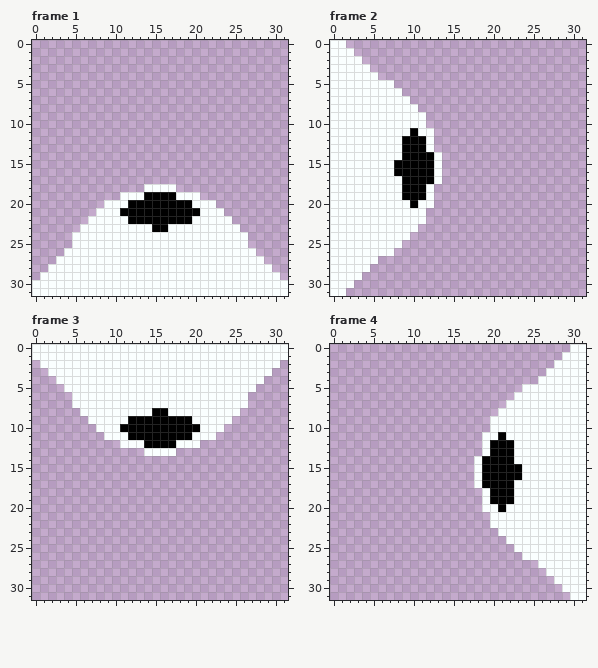
Pixel-art file -- project/ase/geiser.aseprite. That is the earlier state.
32x32 pixels, 4 frames. Colours within 5 levels of each other are drawn and written as one. Shown: frame 1, frame 2, frame 3, frame 4.
Once edited:
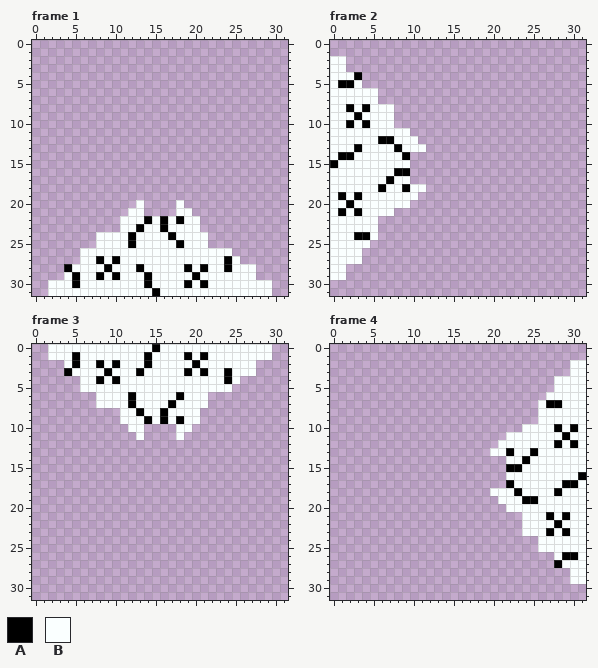
Palette (. is transparent): A #000000  B #faffff
Edits made:
--- frame 1
@@ x 0..31 @@
 17 ................................
-18 ..............BBBB..............
-19 ...........BBBAAAABBB...........
-20 .........BBBAAAAAAAABBB.........
-21 ........BBBAAAAAAAAAABBB........
-22 .......BBBBBAAAAAAAABBBBB.......
-23 ......BBBBBBBBBAABBBBBBBBB......
-24 .....BBBBBBBBBBBBBBBBBBBBBB.....
-25 .....BBBBBBBBBBBBBBBBBBBBBB.....
-26 ....BBBBBBBBBBBBBBBBBBBBBBBB....
-27 ...BBBBBBBBBBBBBBBBBBBBBBBBBB...
-28 ..BBBBBBBBBBBBBBBBBBBBBBBBBBBB..
-29 .BBBBBBBBBBBBBBBBBBBBBBBBBBBBBB.
-30 BBBBBBBBBBBBBBBBBBBBBBBBBBBBBBBB
-31 BBBBBBBBBBBBBBBBBBBBBBBBBBBBBBBB
+18 ................................
+19 ................................
+20 .............B....B.............
+21 ............BB....BB............
+22 ...........BBBABABABB...........
+23 ...........BBABBABBBB...........
+24 ........BBBBABBBBABBBB..........
+25 ........BBBBABBBBBABBB..........
+26 ......BBBBBBBBBBBBBBBBBBB.......
+27 ......BBABABBBBBBBBBBBBBAB......
+28 ....ABBBBABBBABBBBBABABBABBB....
+29 ....BABBABABBBABBBBBABBBBBBB....
+30 ..BBBABBBBBBBBABBBBABABBBBBBBB..
+31 ..BBBBBBBBBBBBBABBBBBBBBBBBBBB..
--- frame 2
@@ x 0..15 @@
- 0 BB..............
- 1 BBB.............
- 2 BBBB............
- 3 BBBBB...........
- 4 BBBBBB..........
- 5 BBBBBBBB........
- 6 BBBBBBBBB.......
- 7 BBBBBBBBBB......
- 8 BBBBBBBBBBB.....
- 9 BBBBBBBBBBBB....
-10 BBBBBBBBBBBB....
-11 BBBBBBBBBBABB...
-12 BBBBBBBBBAAAB...
-13 BBBBBBBBBAAAB...
-14 BBBBBBBBBAAAAB..
-15 BBBBBBBBAAAAAB..
-16 BBBBBBBBAAAAAB..
-17 BBBBBBBBBAAAAB..
-18 BBBBBBBBBAAAB...
-19 BBBBBBBBBAAAB...
-20 BBBBBBBBBBABB...
-21 BBBBBBBBBBBB....
-22 BBBBBBBBBBBB....
-23 BBBBBBBBBBB.....
-24 BBBBBBBBBB......
-25 BBBBBBBBB.......
-26 BBBBBBBB........
-27 BBBBBB..........
-28 BBBBB...........
-29 BBBB............
-30 BBB.............
-31 BB..............
+ 0 ................
+ 1 ................
+ 2 BB..............
+ 3 BB..............
+ 4 BBBA............
+ 5 BAAB............
+ 6 BBBBBB..........
+ 7 BBBBBB..........
+ 8 BBABABBB........
+ 9 BBBABBBB........
+10 BBABABBB........
+11 BBBBBBBBBB......
+12 BBBBBBAABBB.....
+13 BBBABBBBABBB....
+14 BAABBBBBBA......
+15 ABBBBBBBBB......
+16 BBBBBBBBAA......
+17 BBBBBBBABB......
+18 BBBBBBABBABB....
+19 BABABBBBBBB.....
+20 BBABBBBBBB......
+21 BABABBBB........
+22 BBBBBB..........
+23 BBBBBB..........
+24 BBBAAB..........
+25 BBBBB...........
+26 BBBB............
+27 BBBB............
+28 BB..............
+29 BB..............
+30 ................
+31 ................
--- frame 3
@@ x 0..31 @@
- 0 BBBBBBBBBBBBBBBBBBBBBBBBBBBBBBBB
- 1 BBBBBBBBBBBBBBBBBBBBBBBBBBBBBBBB
- 2 .BBBBBBBBBBBBBBBBBBBBBBBBBBBBBB.
- 3 ..BBBBBBBBBBBBBBBBBBBBBBBBBBBB..
- 4 ...BBBBBBBBBBBBBBBBBBBBBBBBBB...
- 5 ....BBBBBBBBBBBBBBBBBBBBBBBB....
- 6 .....BBBBBBBBBBBBBBBBBBBBBB.....
- 7 .....BBBBBBBBBBBBBBBBBBBBBB.....
- 8 ......BBBBBBBBBAABBBBBBBBB......
- 9 .......BBBBBAAAAAAAABBBBB.......
-10 ........BBBAAAAAAAAAABBB........
-11 .........BBBAAAAAAAABBB.........
-12 ...........BBBAAAABBB...........
-13 ..............BBBB..............
+ 0 ..BBBBBBBBBBBBBABBBBBBBBBBBBBB..
+ 1 ..BBBABBBBBBBBABBBBABABBBBBBBB..
+ 2 ....BABBABABBBABBBBBABBBBBBB....
+ 3 ....ABBBBABBBABBBBBABABBABBB....
+ 4 ......BBABABBBBBBBBBBBBBAB......
+ 5 ......BBBBBBBBBBBBBBBBBBB.......
+ 6 ........BBBBABBBBBABBB..........
+ 7 ........BBBBABBBBABBBB..........
+ 8 ...........BBABBABBBB...........
+ 9 ...........BBBABABABB...........
+10 ............BB....BB............
+11 .............B....B.............
+12 ................................
+13 ................................
 14 ................................
--- frame 4
@@ x 16..31 @@
- 0 ..............BB
- 1 .............BBB
- 2 ............BBBB
- 3 ...........BBBBB
- 4 ..........BBBBBB
- 5 ........BBBBBBBB
- 6 .......BBBBBBBBB
- 7 ......BBBBBBBBBB
- 8 .....BBBBBBBBBBB
- 9 ....BBBBBBBBBBBB
-10 ....BBBBBBBBBBBB
-11 ...BBABBBBBBBBBB
-12 ...BAAABBBBBBBBB
-13 ...BAAABBBBBBBBB
-14 ..BAAAABBBBBBBBB
-15 ..BAAAAABBBBBBBB
-16 ..BAAAAABBBBBBBB
-17 ..BAAAABBBBBBBBB
-18 ...BAAABBBBBBBBB
-19 ...BAAABBBBBBBBB
-20 ...BBABBBBBBBBBB
-21 ....BBBBBBBBBBBB
-22 ....BBBBBBBBBBBB
-23 .....BBBBBBBBBBB
-24 ......BBBBBBBBBB
-25 .......BBBBBBBBB
-26 ........BBBBBBBB
-27 ..........BBBBBB
-28 ...........BBBBB
-29 ............BBBB
-30 .............BBB
-31 ..............BB
+ 0 ................
+ 1 ................
+ 2 ..............BB
+ 3 ..............BB
+ 4 ............BBBB
+ 5 ............BBBB
+ 6 ...........BBBBB
+ 7 ..........BAABBB
+ 8 ..........BBBBBB
+ 9 ..........BBBBBB
+10 ........BBBBABAB
+11 ......BBBBBBBABB
+12 .....BBBBBBBABAB
+13 ....BBABBABBBBBB
+14 ......BBABBBBBBB
+15 ......AABBBBBBBB
+16 ......BBBBBBBBBA
+17 ......ABBBBBBAAB
+18 ....BBBABBBBABBB
+19 .....BBBAABBBBBB
+20 ......BBBBBBBBBB
+21 ........BBBABABB
+22 ........BBBBABBB
+23 ........BBBABABB
+24 ..........BBBBBB
+25 ..........BBBBBB
+26 ............BAAB
+27 ............ABBB
+28 ..............BB
+29 ..............BB
+30 ................
+31 ................
Changed places in both pictures, as pixel boxes (x1, y1, x2, y2):
changed: (32, 184, 288, 296)
changed: (330, 40, 442, 296)
changed: (32, 344, 288, 456)
changed: (474, 344, 586, 600)
